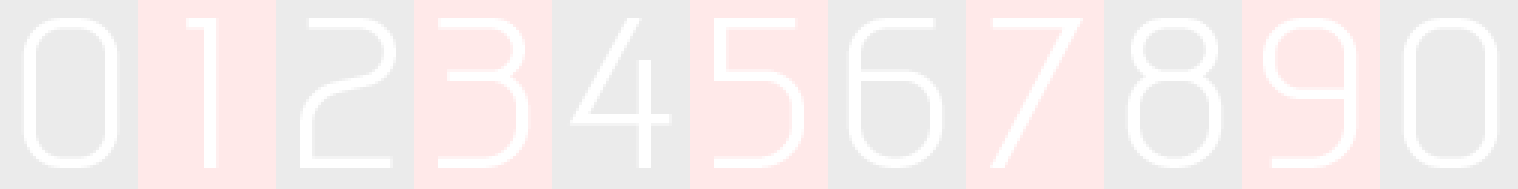
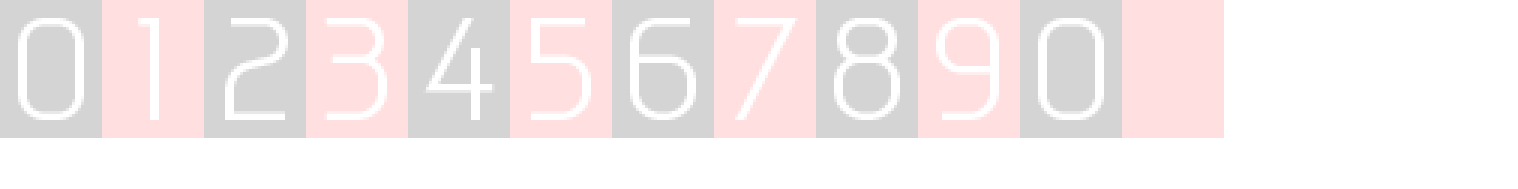
Layer changes from the first (1518, 189) image to the second:
added group "small" with 64 layers above "large" over [0, 0, 1224, 138]
added group "dark purple" (1st of 2, in "small") with 12 layers in group "small" over [18, 18, 1104, 120]
added group "light purple のコピー 2" (1st of 3, in "small" › "dark purple") with 11 layers in group "dark purple" over [18, 18, 1104, 120]
added layer "0" (1st of 16, in "small" › "dark purple" › "light purple のコピー 2") in group "light purple のコピー 2" over [1038, 18, 1104, 120]
added layer "8" (1st of 8, in "small" › "dark purple" › "light purple のコピー 2") in group "light purple のコピー 2" over [834, 18, 900, 120]
added layer "6" (1st of 8, in "small" › "dark purple" › "light purple のコピー 2") in group "light purple のコピー 2" over [630, 18, 696, 120]
added layer "4" (1st of 8, in "small" › "dark purple" › "light purple のコピー 2") in group "light purple のコピー 2" over [423, 18, 495, 120]
added group "基準用" (1st of 2, in "small") with 12 layers in group "small" over [0, 0, 1224, 138]
added layer "レイヤー 4 のコピー 5" in group "基準用" over [1122, 0, 1224, 138]
added layer "レイヤー 3 のコピー 5" in group "基準用" over [1020, 0, 1122, 138]
added layer "レイヤー 4 のコピー 4" in group "基準用" over [918, 0, 1020, 138]
added layer "レイヤー 3 のコピー 4" in group "基準用" over [816, 0, 918, 138]
added layer "レイヤー 4 のコピー 3" in group "基準用" over [714, 0, 816, 138]
added layer "レイヤー 3 のコピー 3" in group "基準用" over [612, 0, 714, 138]
added layer "レイヤー 4 のコピー 2" in group "基準用" over [510, 0, 612, 138]
added layer "レイヤー 3 のコピー 2" in group "基準用" over [408, 0, 510, 138]
added layer "レイヤー 4 のコピー" in group "基準用" over [306, 0, 408, 138]
added layer "レイヤー 3 のコピー" in group "基準用" over [204, 0, 306, 138]
added layer "レイヤー 4" in group "基準用" over [102, 0, 204, 138]
added layer "レイヤー 3" in group "基準用" over [0, 0, 102, 138]
moved "dark purple" (2nd of 2, in "large") into group "large" over [21, 18, 1500, 168]
moved "基準用" (2nd of 2, in "large") into group "large" over [0, 0, 1518, 189]
…and 7 more changes (7 added)
